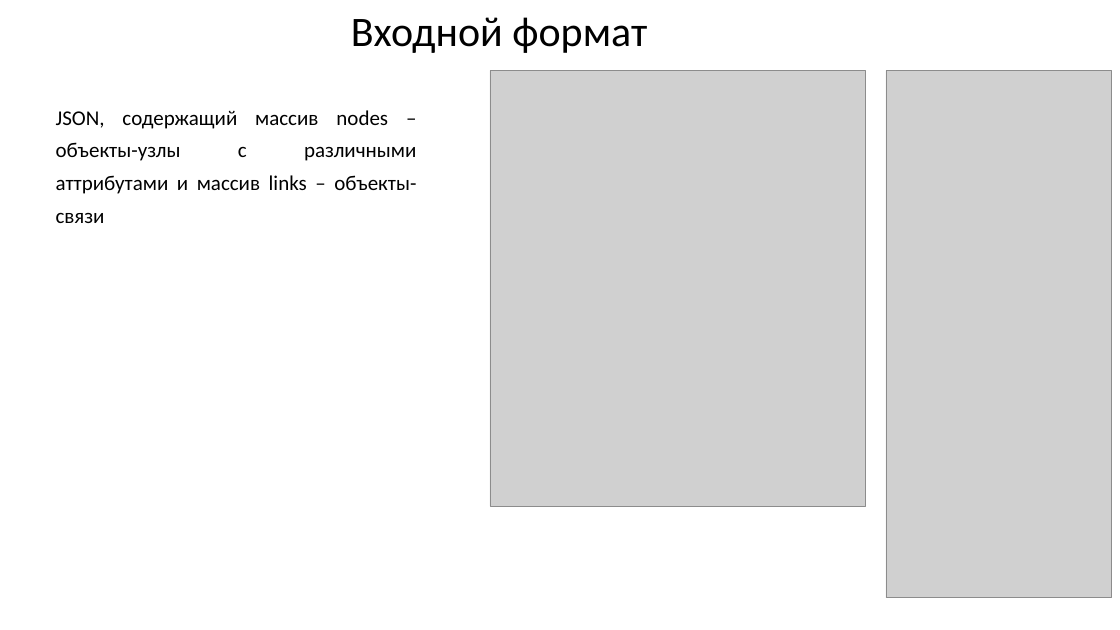
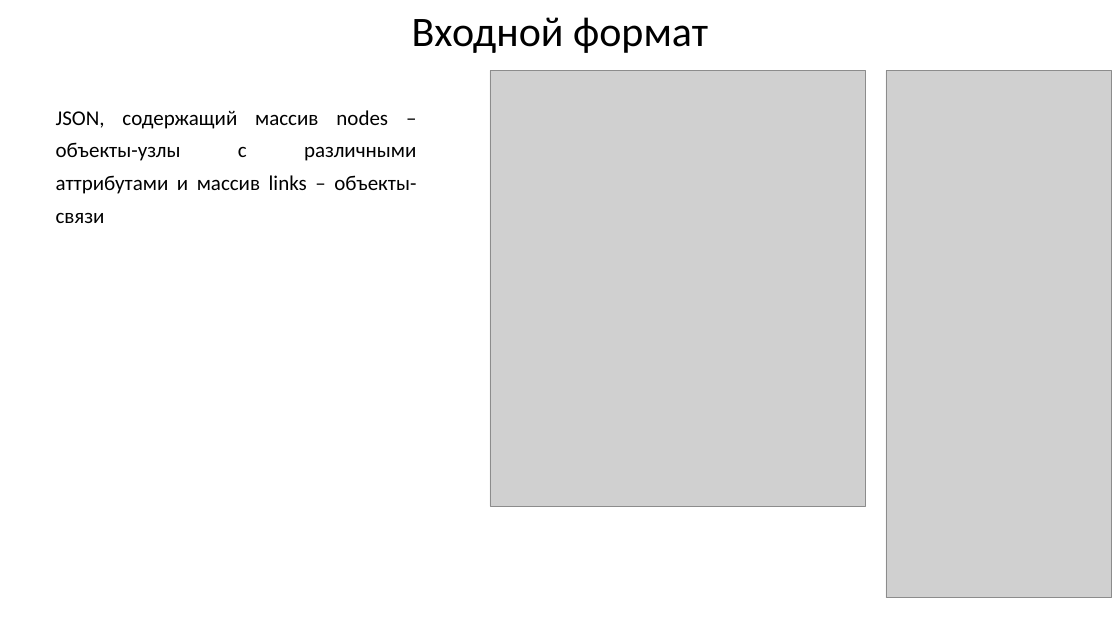
Before and after one commit to sevoster/hybrid-decision-making-system, a slide deck: slide 26 of docs/Синтетическая Презентация.pptx (slide 24 before the commit). Drawn at 1120x630 pixels with LibreOffice and Linux fonts; fonts in the diff are those of the drawing; grey boxes stand for pictures. Boxes give left, top, right and bottom in pixels: in the first picture for what was removed or moved away, otherwise in the second. Text is boxed around its words. In the diff, an @@ line names an element or a change of style, - is before the commit and + after.

```diff
--- a/docs/Синтетическая Презентация.pptx
+++ b/docs/Синтетическая Презентация.pptx
@@ text "Входной формат": place and size @@
-text "Входной формат" at bbox=[351, 17, 647, 53]
+text "Входной формат" at bbox=[412, 17, 708, 53]
```
Also in this commit, not shown: 9 other slides changed, 8 slides added.
